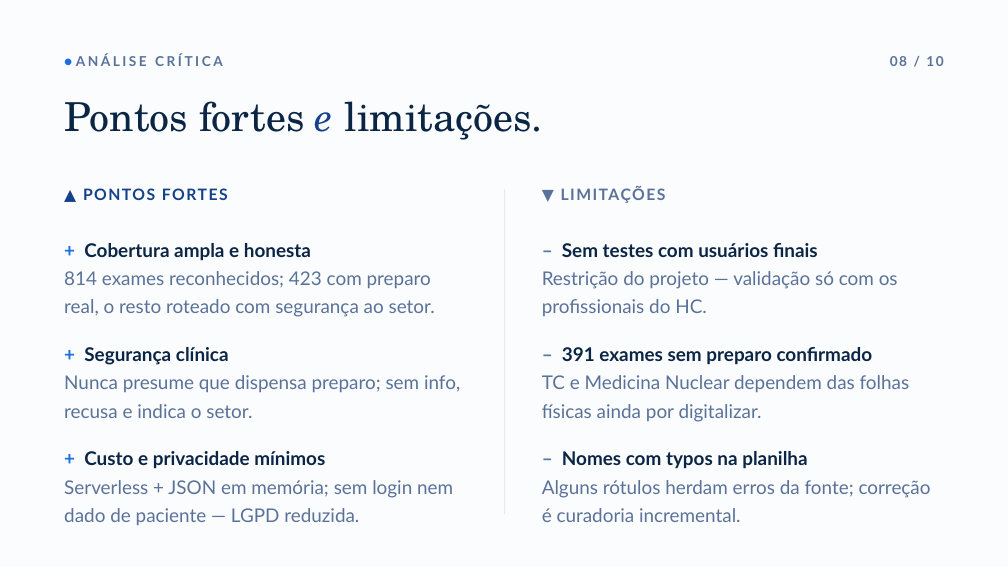
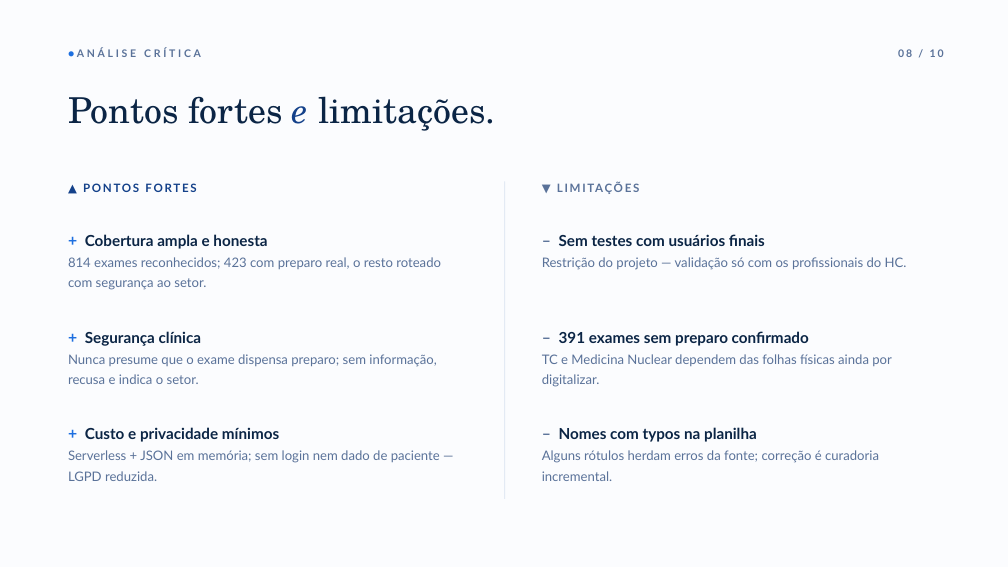
Before and after one commit to ata1de/hc-ufpe-exam-assistant, a slide deck: slide 9 of docs/Apresentacao_HC-UFPE.pptx. Drawn at 1008x567 pixels with LibreOffice and Linux fonts; fonts in the diff are those of the drawing. Boxes give left, top, right and bottom in pixels: in the first picture for what was removed or moved away, otherwise in the second. Text is boxed around its words. In the diff, an @@ line names an element or a change of style, - is before the commit and + after.

```diff
--- a/docs/Apresentacao_HC-UFPE.pptx
+++ b/docs/Apresentacao_HC-UFPE.pptx
@@ text "● ANÁLISE CRÍTICA" at bbox=[77, 48, 201, 57]: size 13 to 10 pt, letter spacing 2.4 to 2.6 pt @@
@@ text "08 / 10": place and size @@
-text "08 / 10" at bbox=[890, 56, 943, 66]
+text "08 / 10" at bbox=[898, 49, 944, 57]
@@ text "08 / 10" at bbox=[898, 49, 944, 57]: size 13 to 10 pt, letter spacing 1.5 to 1.8 pt @@
@@ text "Pontos fortes e limitações." at bbox=[68, 96, 495, 131]: size 38 to 34 pt; line spacing 1.02 to 1.03 @@
@@ text "▲ PONTOS FORTES" at bbox=[83, 183, 196, 192]: size 15 to 11 pt, letter spacing 1.4 to 1.6 pt @@
@@ rectangle: place and size @@
-rectangle at bbox=[504, 189, 505, 514]
+rectangle at bbox=[504, 181, 505, 499]
@@ text "▼ LIMITAÇÕES" at bbox=[542, 181, 941, 212]: size 15 to 11 pt, letter spacing 1.4 to 1.6 pt @@
@@ text "+ Cobertura ampla e honesta": place and size @@
-text "+ Cobertura ampla e honesta" at bbox=[64, 243, 435, 317]
+text "+ Cobertura ampla e honesta" at bbox=[68, 234, 441, 290]
@@ text "+ Cobertura ampla e honesta" at bbox=[68, 234, 441, 290]: size 18 to 15 pt in "+"; size 18 to 14.5 pt in "Cobertura ampla e honesta"; size 18 to 12.5 pt in "814 exames reconhecidos; 423 com preparo real, ..."; line spacing 1.25 to 1.3 @@
@@ text "– Sem testes com usuários ...": place and size @@
-text "– Sem testes com usuários ..." at bbox=[542, 243, 898, 316]
+text "– Sem testes com usuários ..." at bbox=[542, 234, 907, 270]
@@ text "– Sem testes com usuários ..." at bbox=[542, 234, 907, 270]: size 18 to 15 pt in "–"; size 18 to 14.5 pt in "Sem testes com usuários finais"; size 18 to 12.5 pt in "Restrição do projeto — validação só com ..."; line spacing 1.25 to 1.3 @@
@@ text "+ Segurança clínica": place and size @@
-text "+ Segurança clínica" at bbox=[64, 347, 460, 418]
+text "+ Segurança clínica" at bbox=[68, 331, 436, 384]
@@ text "– 391 exames sem preparo ...": place and size @@
-text "– 391 exames sem preparo ..." at bbox=[542, 347, 910, 422]
+text "– 391 exames sem preparo ..." at bbox=[542, 331, 892, 387]
@@ text "– 391 exames sem preparo ..." at bbox=[542, 331, 892, 387]: size 18 to 15 pt in "–"; size 18 to 14.5 pt in "391 exames sem preparo confirmado"; size 18 to 12.5 pt in "TC e Medicina Nuclear dependem das folhas ..."; line spacing 1.25 to 1.3 @@
@@ text at bbox=[68, 354, 436, 384]: text changed; size 18 to 12.5 pt @@
-Nunca presume que dispensa preparo; sem info, recusa e indica o setor.
+Nunca presume que o exame dispensa preparo; sem informação, recusa e indica o setor.
@@ text at bbox=[85, 331, 202, 346]: size 18 to 15 pt in "+"; size 18 to 14.5 pt in "Segurança clínica" @@
@@ text "+ Custo e privacidade mínimos": place and size @@
-text "+ Custo e privacidade mínimos" at bbox=[64, 451, 453, 526]
+text "+ Custo e privacidade mínimos" at bbox=[68, 427, 440, 481]
@@ text "+ Custo e privacidade mínimos" at bbox=[68, 427, 440, 481]: size 18 to 15 pt in "+"; size 18 to 14.5 pt in "Custo e privacidade mínimos"; size 18 to 12.5 pt in "Serverless + JSON em memória; sem login ..."; line spacing 1.25 to 1.3 @@
@@ text "– Nomes com typos na ...": place and size @@
-text "– Nomes com typos na ..." at bbox=[542, 451, 931, 522]
+text "– Nomes com typos na ..." at bbox=[542, 427, 879, 481]
@@ text "– Nomes com typos na ..." at bbox=[542, 427, 879, 481]: size 18 to 15 pt in "–"; size 18 to 14.5 pt in "Nomes com typos na planilha"; size 18 to 12.5 pt in "Alguns rótulos herdam erros da fonte; correção ..."; line spacing 1.25 to 1.3 @@
```
Also in this commit, not shown: 10 other slides changed.
